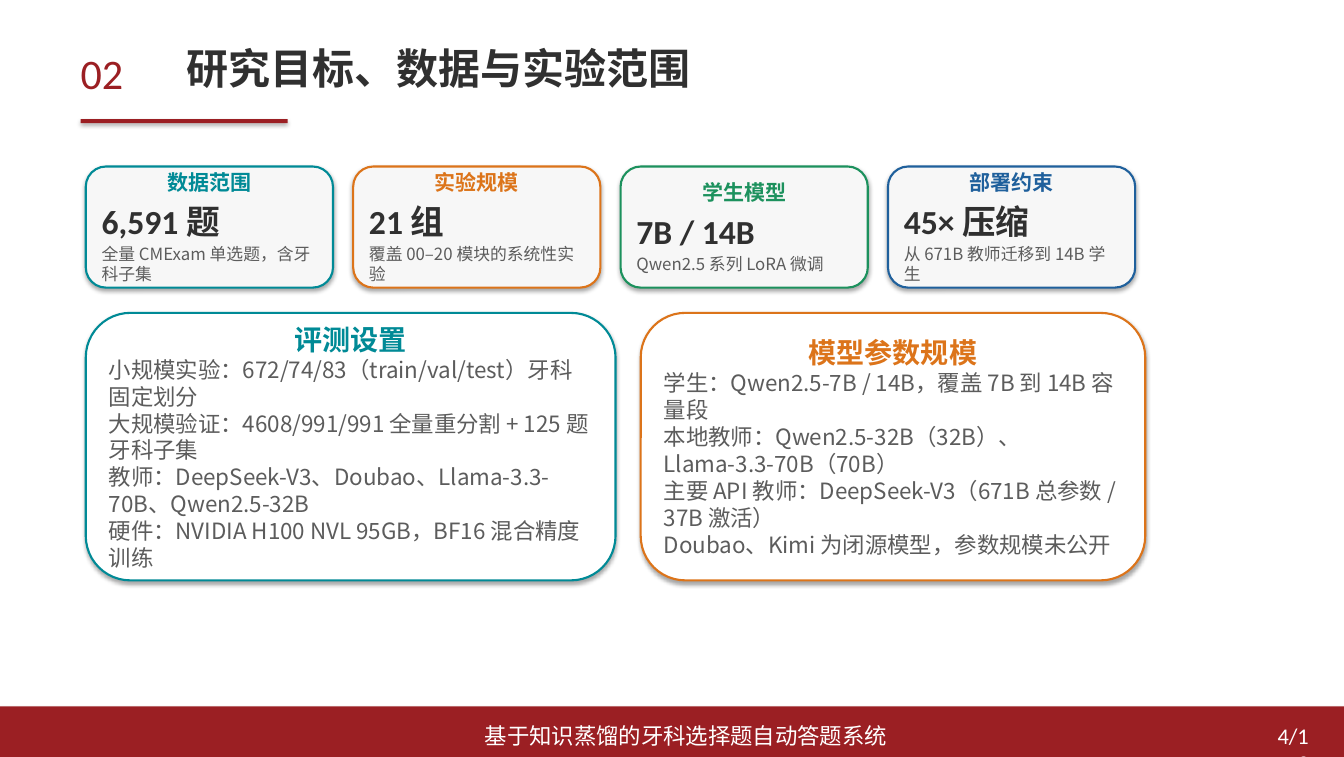
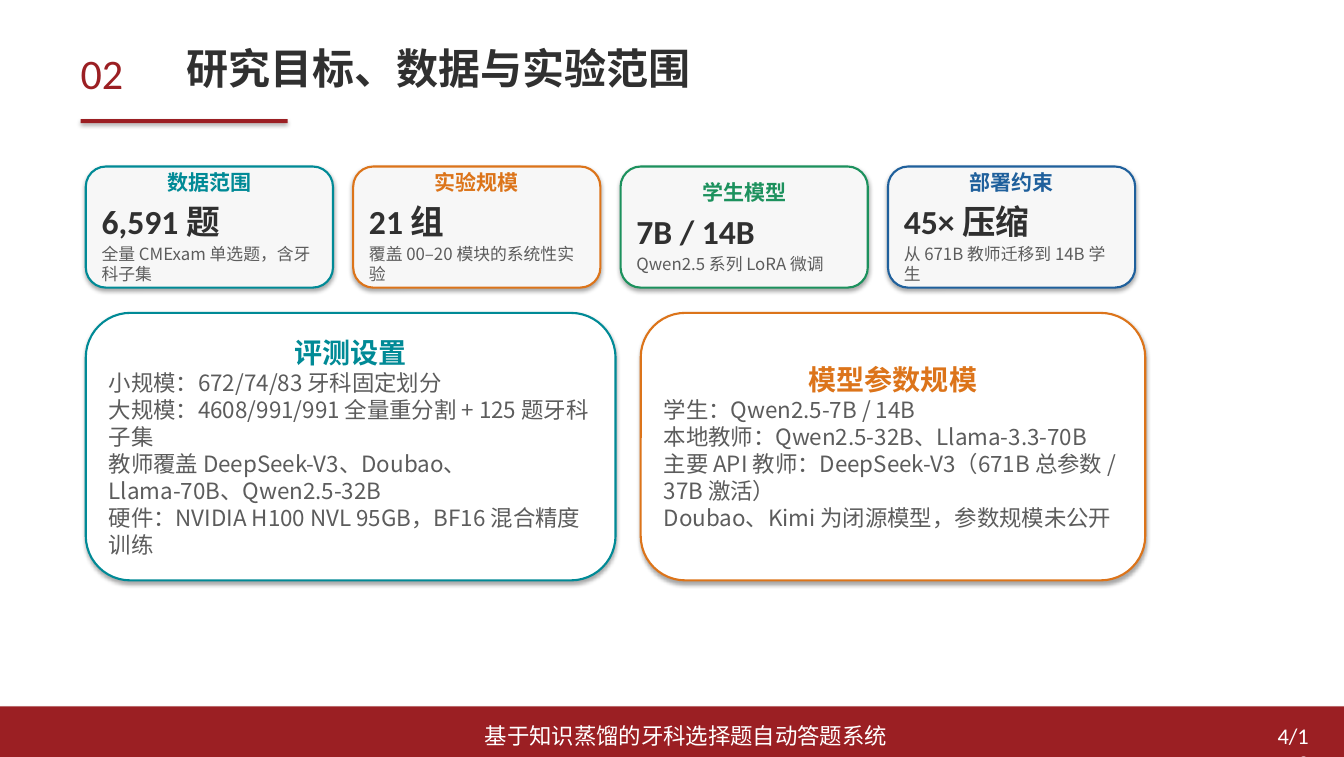
Before and after one commit to arthaschan/mentalDistill, a slide deck: slide 4 of thesis/答辩/论文汇报PPT_模板风格版.pptx. Drawn at 1344x757 pixels with LibreOffice and Linux fonts; fonts in the diff are those of the drawing. Boxes give left, top, right and bottom in pixels: in the first picture for what was removed or moved away, otherwise in the second. Text is boxed around its words. In the diff, an @@ line names an element or a change of style, - is before the commit and + after.

```diff
--- a/thesis/答辩/论文汇报PPT_模板风格版.pptx
+++ b/thesis/答辩/论文汇报PPT_模板风格版.pptx
@@ text in rounded rectangle at (x1=109, y1=372, x2=588, y2=503): text changed @@
-小规模实验：672/74/83（train/val/test）牙科固定划分
-大规模验证：4608/991/991 全量重分割 + 125 题牙科子集
-教师：DeepSeek-V3、Doubao、Llama-3.3-70B、Qwen2.5-32B
+小规模：672/74/83 牙科固定划分
+大规模：4608/991/991 全量重分割 + 125 题牙科子集
+教师覆盖 DeepSeek-V3、Doubao、Llama-70B、Qwen2.5-32B
@@ text in rounded rectangle at (x1=664, y1=399, x2=1087, y2=449): text changed @@
-学生：Qwen2.5-7B / 14B，覆盖 7B 到 14B 容量段
-本地教师：Qwen2.5-32B（32B）、Llama-3.3-70B（70B）
+学生：Qwen2.5-7B / 14B
+本地教师：Qwen2.5-32B、Llama-3.3-70B
```
Also in this commit, not shown: 11 other slides changed, 10 other files.
